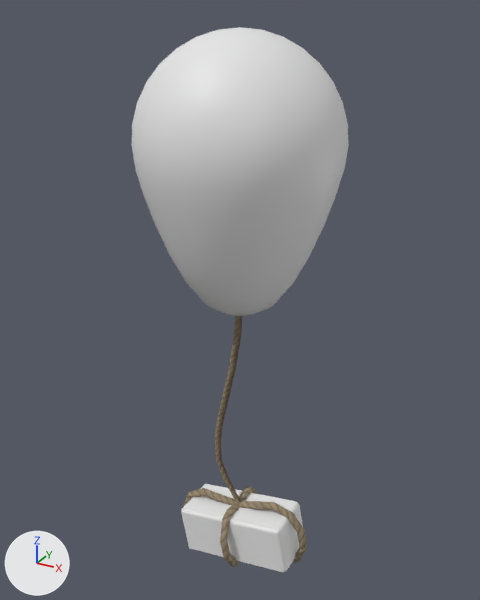
The glTF model dcl/assets/models/balloon_01.gltf, before and after one commit.
The view is the same before and after, from a camera (50 mm lens) standing at (2.26, -4.12, 1.09) and looking at (-0.06, 0.11, -1.02). Every picture has the same lights, and +X, +Y and +Z are marked at lower left. The older version comes first. Where no turn or scale is listed for an object, it has been applied to the vertices. Vertices at exactly the same position are counted once.

Names of what the first picture shows: 'balloon.001', 'package.001', 'rope.001'.
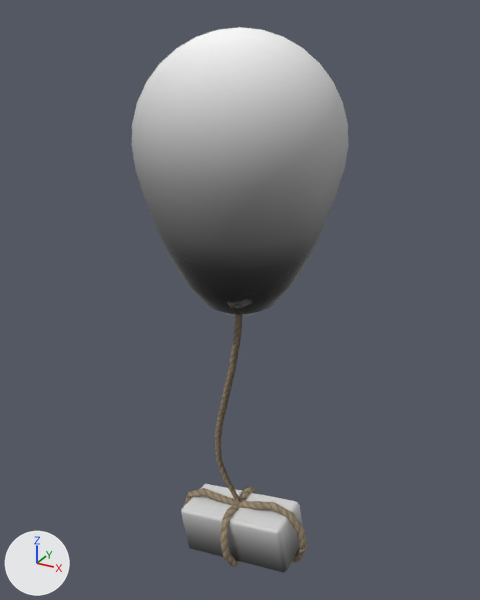
Location of each change, (x1, y1, x2, y2) in pixels of the pictures (480 x 600 px):
'balloon.001', surface changed (white to grey): (131, 27, 349, 316) in both
'package.001', surface changed (white to grey): (181, 484, 303, 573) in both

Patch to the scene script:
```diff
--- a/dcl/assets/models/balloon_01.gltf.py
+++ b/dcl/assets/models/balloon_01.gltf.py
@@ img_gradient @@
+img_gradient = load_image('gradient', 'tex/gradient.png', 128, 1024, 'sRGB')
@@ img_gradient_001 @@
+img_gradient_001 = load_image('gradient.001', 'tex/gradient-1.png', 128, 1024, 'Non-Color')
@@ mat_balloon @@
 mat_balloon = bpy.data.materials.new('Balloon')
-# nodes: BsdfPrincipled, OutputMaterial
+# nodes: BsdfPrincipled, Math, OutputMaterial, SeparateColor, TexImage x2
+# uses the picture img_gradient
+# uses the picture img_gradient_001
@@ mat_package @@
 mat_package = principled_material('Package')
-mat_package.base_color = (0.8, 0.8, 0.8)  # white #e7e7e7
+mat_package.texture = img_gradient
@@ me_sphere @@
 me_sphere.from_pydata(...)  # 482 vertices, 960 faces; spans x -0.75..0.75, y -0.75..0.75, z -1.05..0.98
 # used by ob_balloon_001; location = (0.0, 0.0, 0.0)
+# me_sphere part 1: texture (UV) coordinates of 960 of 960 faces, centred in x -0.74..0.74, y -0.74..0.74, z -1.04..0.97, changed; they spanned u 0.0..1.0, v 0.0..1.0 and now span u 0.0..1.0, v 0.04..1.0
 me_sphere.materials.append(mat_balloon)
@@ me_cube @@
 me_cube.from_pydata(...)  # 42 vertices, 80 faces; spans x -0.535..0.535, y -0.227..0.227, z -0.309..0.309
 # used by ob_package_001; location = (0.026, 0.0, -3.178)
+# me_cube part 2: texture (UV) coordinates of 80 of 80 faces, centred in x -0.526..0.526, y -0.227..0.227, z -0.3..0.3, changed; they spanned u 0.91..0.95, v 0.44..0.46 and now span u 0.0..1.0, v 0.15..0.85
 me_cube.materials.append(mat_package)
```
